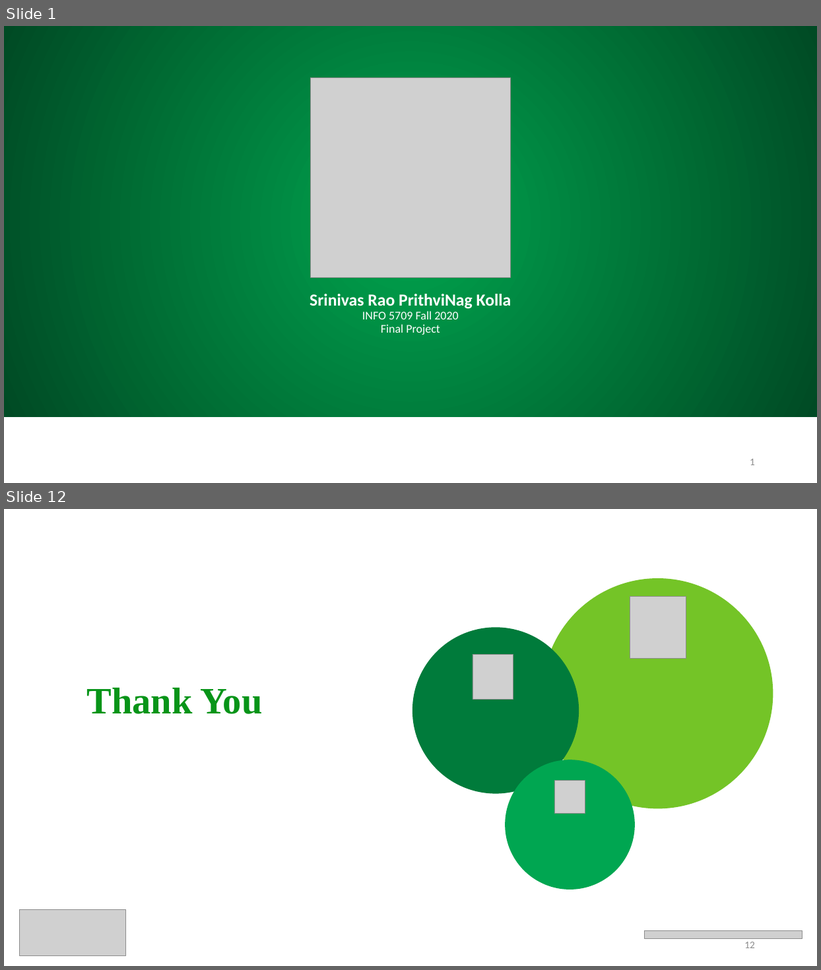
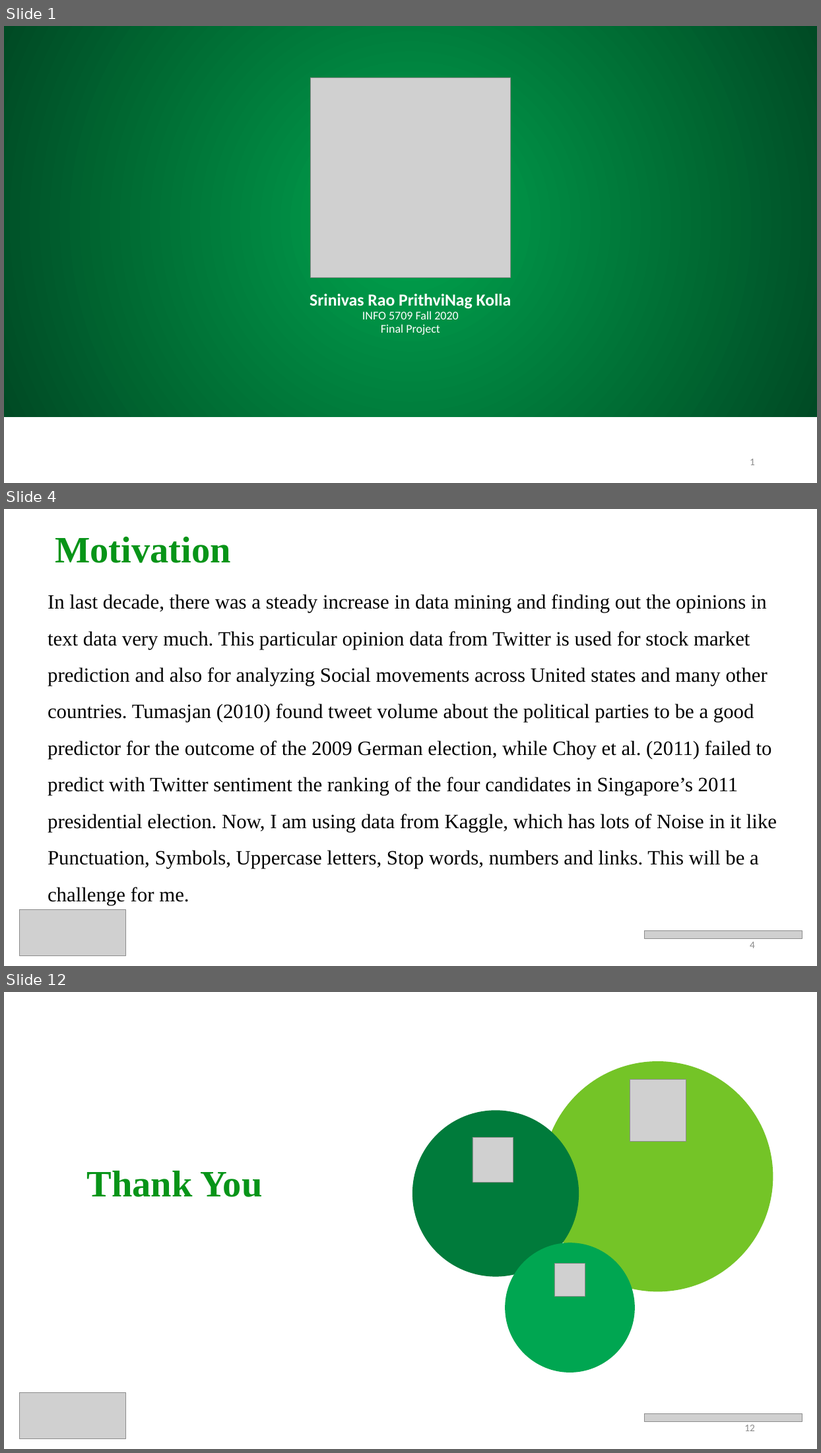
Before and after one commit to prithvikolla/Data-Visualization, a slide deck: Data-Visualization/Final Project/Kolla_FinalProject.pptx. Shown one above the other, each under a label of ours: slides 1 and 12 before the commit, slides 1, 4 and 12 after it; the slides between them are not shown. The pictures are 821x970 and 821x1453 pixels, drawn with LibreOffice and Linux fonts; fonts in the diff are those of the drawing; grey boxes stand for pictures. Boxes give left, top, right and bottom in pixels: in the first picture for what was removed or moved away, otherwise in the second. Text is boxed around its words. In the diff, an @@ line names an element or a change of style, - is before the commit and + after.

```diff
--- a/Data-Visualization/Final Project/Kolla_FinalProject.pptx
+++ b/Data-Visualization/Final Project/Kolla_FinalProject.pptx
@@ slide 4 added at bbox=[4, 509, 817, 966], background #FFFFFF @@
@@ title added at bbox=[55, 537, 231, 563], 44 pt, text #079418, bold @@
+Motivation
@@ text added at bbox=[48, 594, 777, 906], 24 pt, text #000000 @@
+In last decade, there was a steady increase in data mining and finding out the opinions in text data very much. This particular opinion data from Twitter is used for stock market prediction and also for analyzing Social movements across United states and many other countries. Tumasjan (2010) found tweet volume about the political parties to be a good predictor for the outcome of the 2009 German election, while Choy et al. (2011) failed to predict with Twitter sentiment the ranking of the four candidates in Singapore’s 2011 presidential election. Now, I am using data from Kaggle, which has lots of Noise in it like Punctuation, Symbols, Uppercase letters, Stop words, numbers and links. This will be a challenge for me.
@@ picture added at bbox=[19, 910, 126, 956] @@
@@ picture added at bbox=[645, 931, 803, 939] @@
@@ page number added at bbox=[750, 942, 755, 949], 12 pt, text #8C8C8C @@
+4
```
Also in this commit, not shown: 9 slides changed, 1 slide removed, 5 other files.
